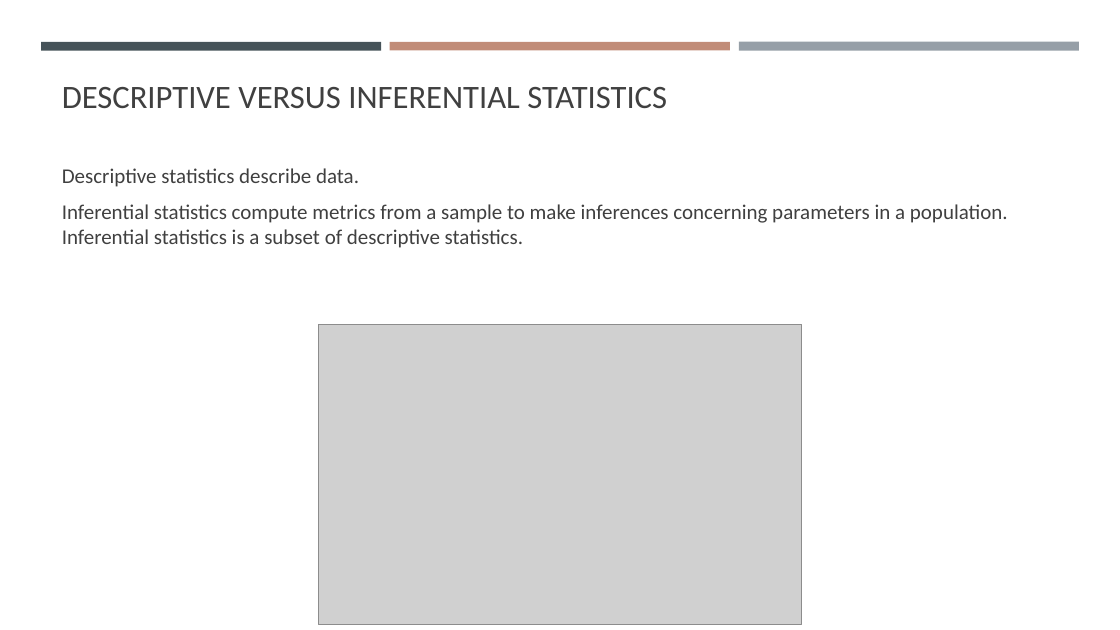
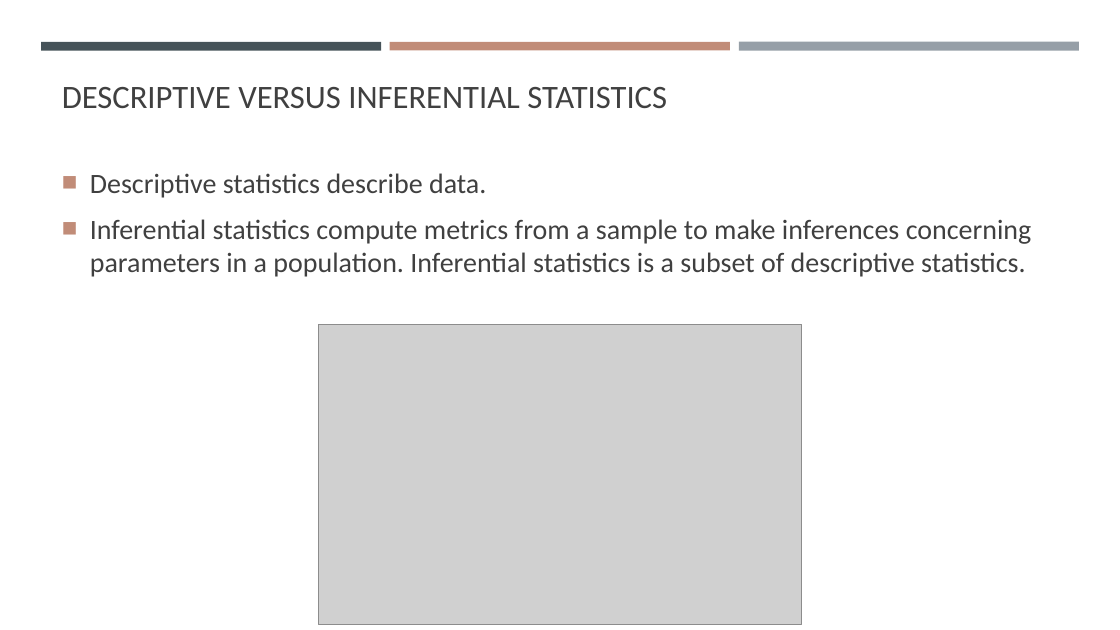
Before and after one commit to gisynw/geog-247, a slide deck: slide 6 of docs/Lectures/Week02/Week02_InferentialStas.pptx. Drawn at 1120x630 pixels with LibreOffice and Linux fonts; fonts in the diff are those of the drawing; grey boxes stand for pictures. Boxes give left, top, right and bottom in pixels: in the first picture for what was removed or moved away, otherwise in the second. Text is boxed around its words. In the diff, an @@ line names an element or a change of style, - is before the commit and + after.

```diff
--- a/docs/Lectures/Week02/Week02_InferentialStas.pptx
+++ b/docs/Lectures/Week02/Week02_InferentialStas.pptx
@@ text "Descriptive statistics describe data." at (90,173,1032,277): size 18 to 24 pt; bullet none to ■; more space between paragraphs @@
```
Also in this commit, not shown: 2 other slides changed, 3 slides added, 4 slides removed.
